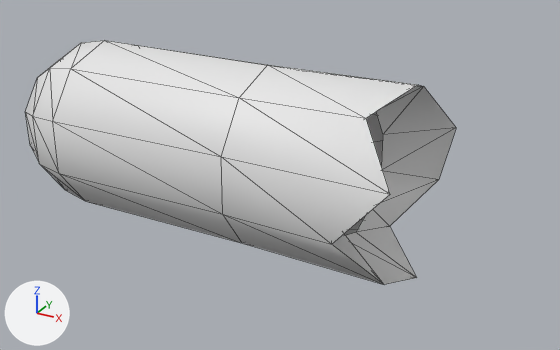
Two versions of the glTF model assets/gear/shirt_sleeve_r.glb, one commit apart.
The view is the same before and after, from a camera (50 mm lens) standing at (0.446, -0.5, 0.235) and looking at (0.167, 0.007, -0.019). Lighting does not change. The marker at lower left points along +X, +Y and +Z. The first picture is the older version. Mesh edges are drawn as thin lines.

In view in the first picture: 'shirt_sleeve_r'.
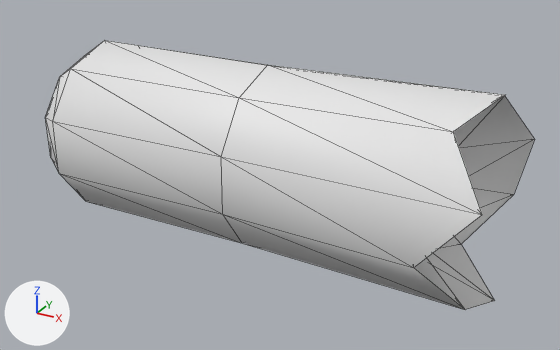
What differs and where, as boxes [x1, y1, x2, y2] in the pictures (560 x 350 px; the box of a moved part takes in the faces that stretch with it):
'shirt_sleeve_r', reshaped (14% wider, 11% taller)
    before: [25, 40, 456, 284]
    after: [45, 40, 535, 310]
part 1 of me_shirt_sleeve_r, moved or reshaped
    before: [25, 40, 104, 201]
    after: [45, 43, 101, 172]
part 2 of me_shirt_sleeve_r, moved or reshaped
    before: [221, 65, 456, 284]
    after: [221, 65, 535, 310]

Patch to the scene script:
```diff
--- a/assets/gear/shirt_sleeve_r.glb.py
+++ b/assets/gear/shirt_sleeve_r.glb.py
@@ me_shirt_sleeve_r @@
 # used by ob_shirt_sleeve_r; location = (0.0, 0.0, 0.0)
-me_shirt_sleeve_r.from_pydata(...)  # 61 vertices, 110 faces; spans x -0.074..0.29, y -0.07..0.07, z -0.076..0.076
+me_shirt_sleeve_r.from_pydata(...)  # 61 vertices, 110 faces; spans x -0.059..0.35, y -0.072..0.072, z -0.078..0.078
+# me_shirt_sleeve_r part 1: 21 of 61 vertices moved; they spanned x -0.074..-0.027, y -0.065..0.065, z -0.069..0.069 and now span x -0.059..-0.022, y -0.056..0.056, z -0.059..0.059; mean shift (0.007, 0.0, 0.0); largest move (-0.053, 0.049, 0.016) -> (-0.044, 0.032, 0.01)
+# me_shirt_sleeve_r part 2: all 20 vertices in x 0.238..0.29, y -0.07..0.07, z -0.076..0.076 are scaled about their middle by (1, 1.02, 1.02), then moved by (0.06, 0.0, 0.0)
```
